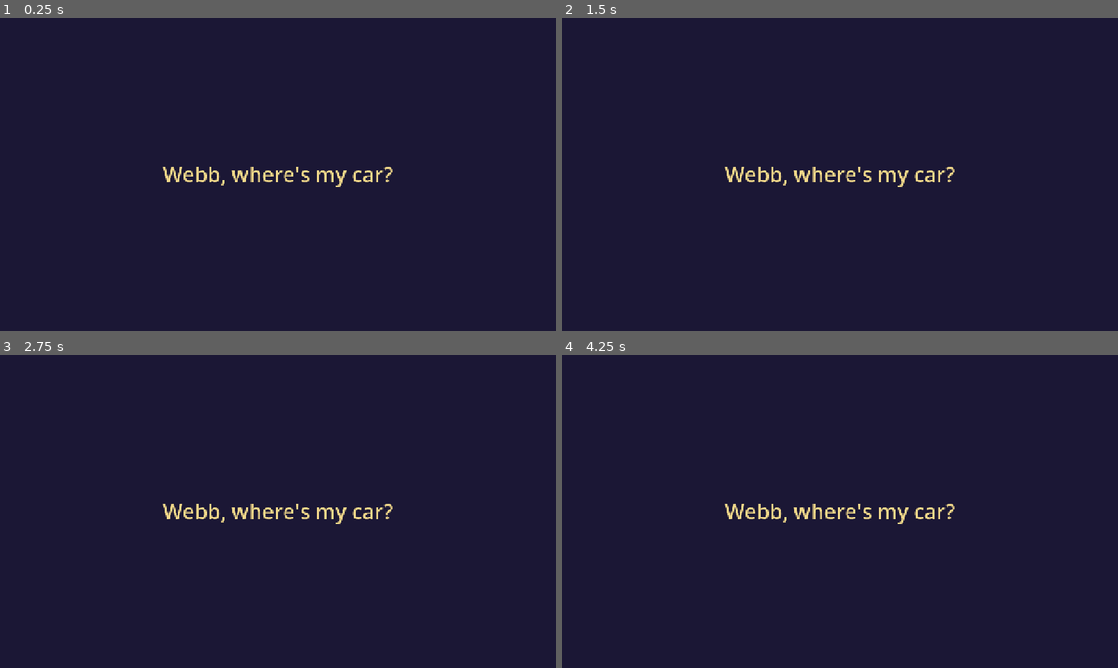
Above: before the commit, frames 1-4 (two rows, left to right).
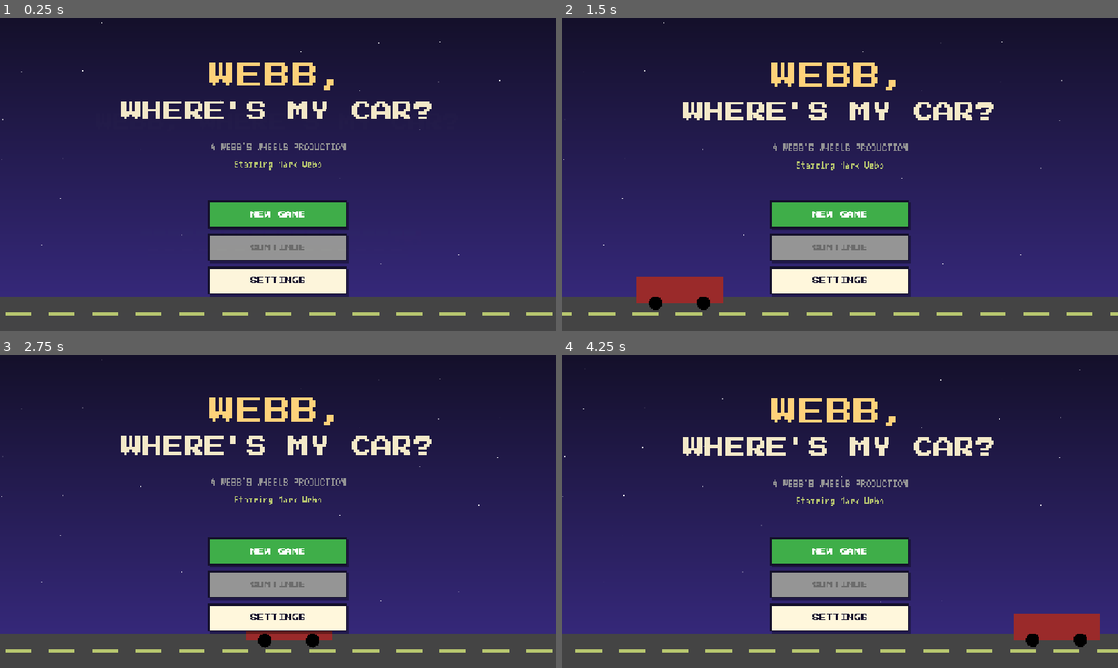
Above: after the commit, the same moments.

Repository: leeslangley/Webbwheresmycar
Game: Godot game, scene res://scenes/main.tscn
Same seed, same stepped clock (60 frames per second), same inputs: the game is played once before the commit and once after it. Before the commit the project starts from res://scenes/hello.tscn.
Inputs (mouse positions are in pixels of both pictures, inside the frame that each line leads up to):
- Up to frame 1 (0.25 s): no input
- Up to frame 2 (1.5 s): tap Enter at 0.5, 0.6 s; move the mouse to (962, 158) at 0.52 s; hold Right 0.53-1.25 s; click (962, 158) at 0.67 s; tap Space at 0.77 s; drag from (728, 190) to (812, 237) at 1.27 s
- Up to frame 3 (2.75 s): move the mouse to (333, 442) at 2.02 s; hold Right from 2.03 s (still down); tap K at 2.1 s
- Up to frame 4 (4.25 s): release Right at 2.75 s; drag from (812, 574) to (673, 464) at 2.77 s; move the mouse to (1006, 558) at 3.52 s; hold Left from 3.53 s (still down); tap N at 3.6 s; tap Space at 3.77 s

The runs differ from the first frame. In frame 1, 61% of the frame differs, in the area x 0-100%, y 1-100%; in frame 2, 61%; in frame 3, 61%; in frame 4, 61%.

Commit message:
iOS: export preset, 1024 icon, ETC2/ASTC import, mobile renderer, godot_testflight.sh (headless export + archive + upload); main scene = main.tscn
Co-Authored-By: Claude Sonnet 5.5 <noreply@anthropic.com>

Diff:
--- a/godot/project.godot
+++ b/godot/project.godot
@@ -4,7 +4,8 @@
 
 config/name="Webb, where's my car?"
 config/features=PackedStringArray("4.7", "GL Compatibility")
-run/main_scene="res://scenes/hello.tscn"
+run/main_scene="res://scenes/main.tscn"
+config/icon="res://icon.svg"
 
 [autoload]
 
@@ -23,5 +24,6 @@
 [rendering]
 
 renderer/rendering_method="gl_compatibility"
-renderer/rendering_method.mobile="gl_compatibility"
+renderer/rendering_method.mobile="mobile"
 textures/canvas_textures/default_texture_filter=0
+textures/vram_compression/import_etc2_astc=true
Binary file added: godot/art/icon_ios_1024.png
Not shown, added: godot/export_presets.cfg
Not shown, added: tools/art/make_ios_icon.py
Not shown, added: tools/ios/godot_testflight.sh
